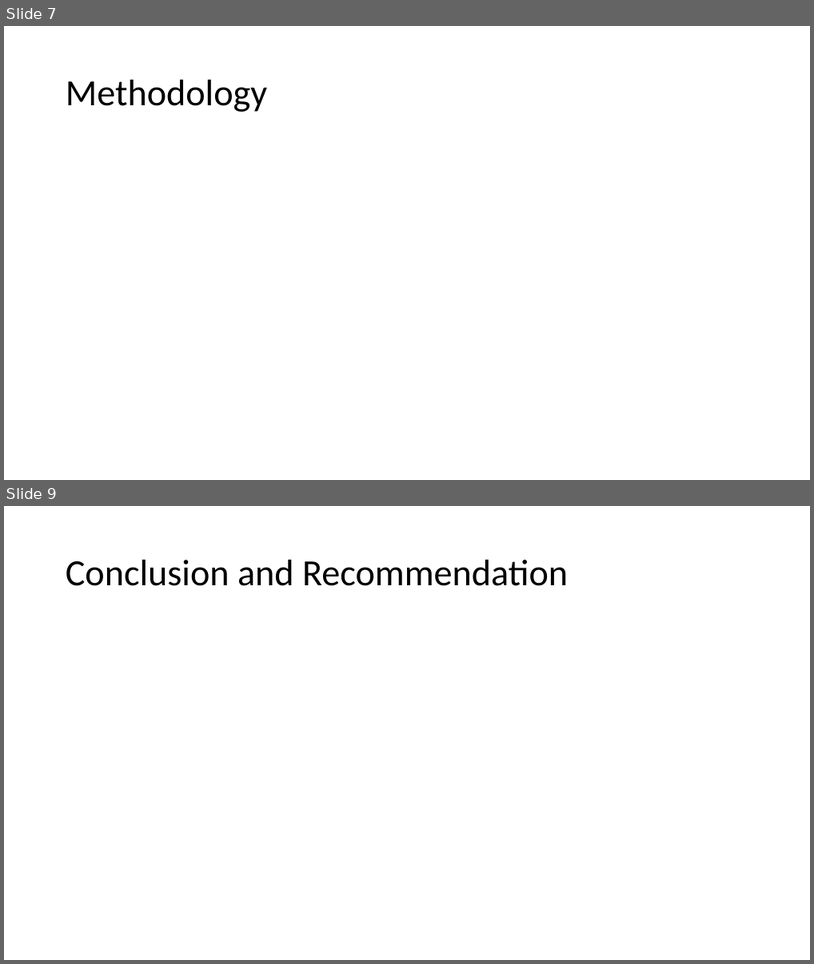
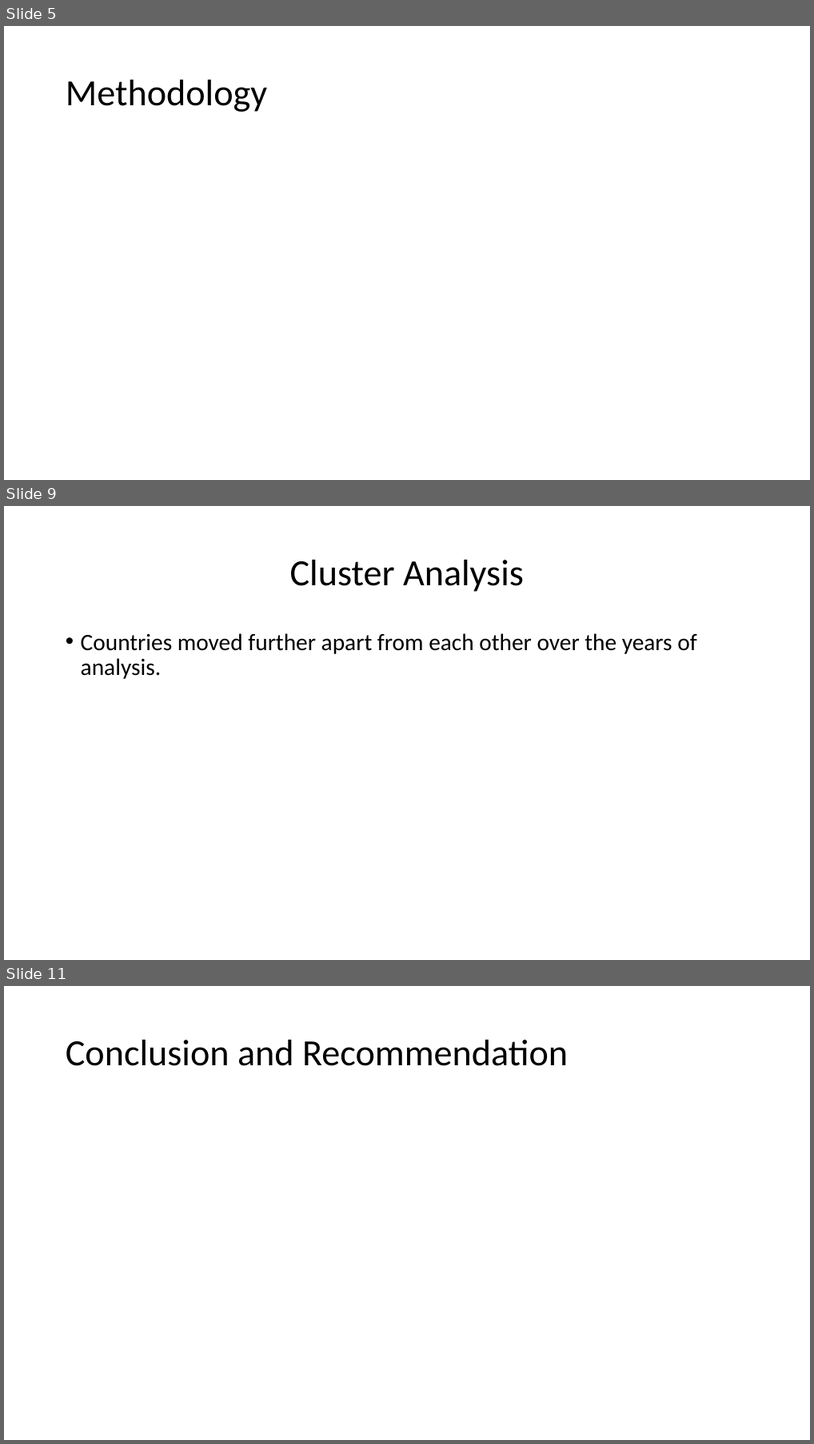
Before and after one commit to bryceleary/DSIFinal, a slide deck: Docs/Ag Aid Presentation.pptx. Shown one above the other, each under a label of ours: slides 7 and 9 before the commit, slides 5, 9 and 11 after it; the slides between them are not shown. The pictures are 814x964 and 814x1444 pixels, drawn with LibreOffice and Linux fonts; fonts in the diff are those of the drawing. Boxes give left, top, right and bottom in pixels: in the first picture for what was removed or moved away, otherwise in the second. Text is boxed around its words. In the diff, an @@ line names an element or a change of style, - is before the commit and + after.

```diff
--- a/Docs/Ag Aid Presentation.pptx
+++ b/Docs/Ag Aid Presentation.pptx
@@ slide 9 added at (4,506,810,960), background #FFFFFF @@
@@ title added at (290,560,524,592), 44 pt, text #000000 @@
+Cluster Analysis
@@ text added at (81,633,697,679), 28 pt, text #000000 @@
+• Countries moved further apart from each other over the years of analysis.
@@ what was slide 7 is now slide 5 @@
@@ what was slide 9 is now slide 11 @@
```
Also in this commit, not shown: 2 slides changed, 5 other slides added, 5 slides removed.
